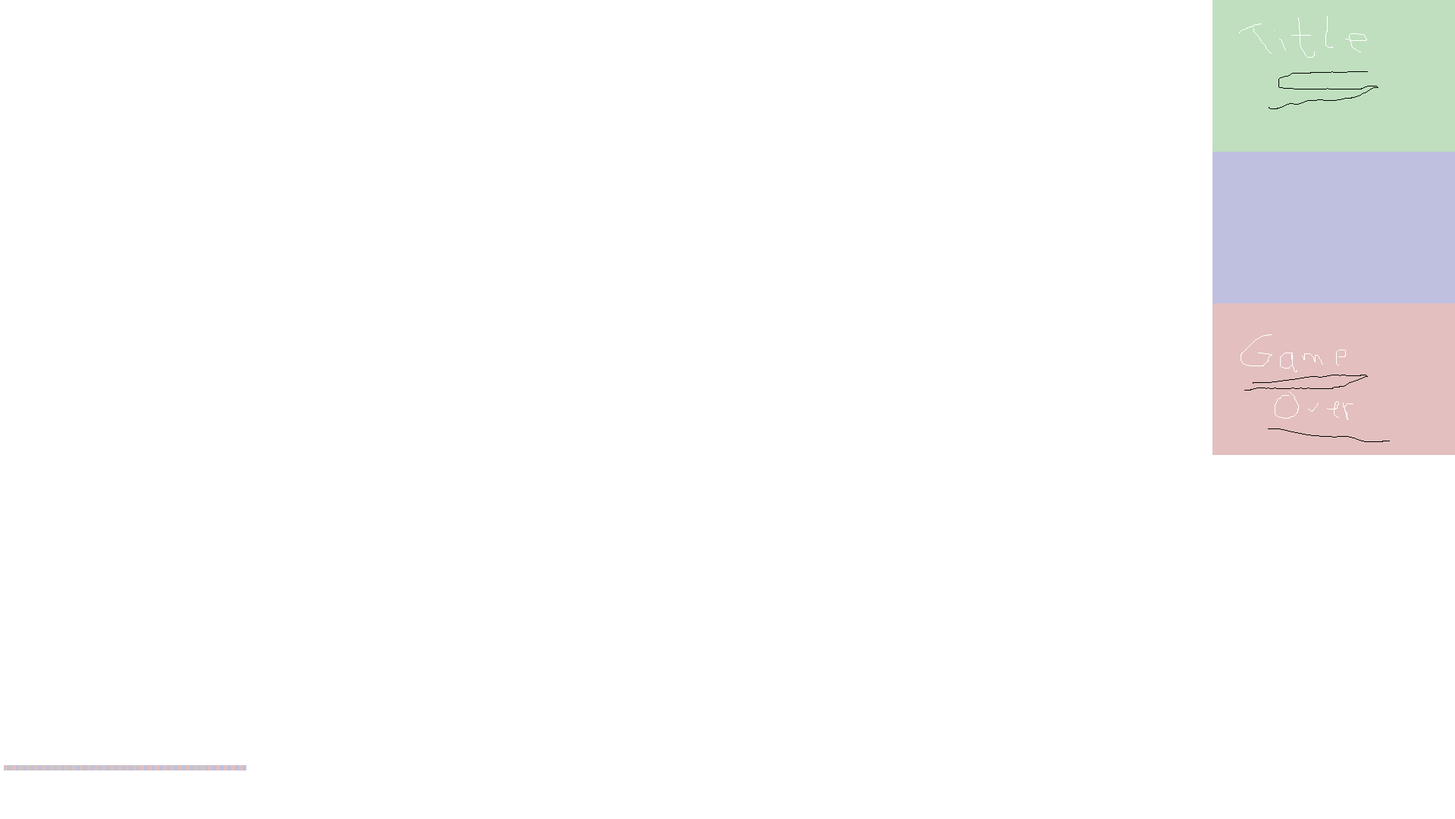
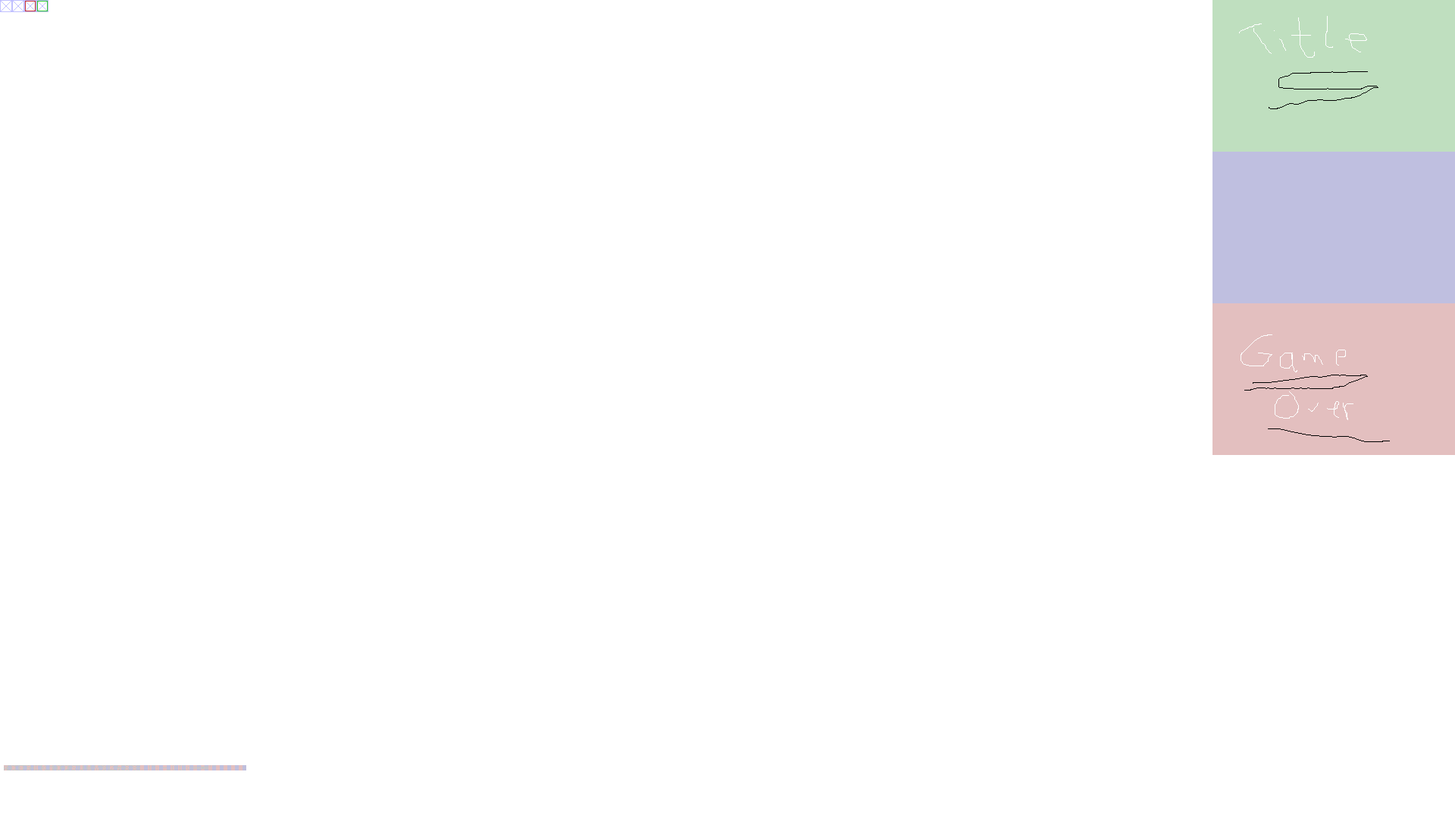
Revision of a layered 1455×819 image; what changed, layer by layer:
added layer "pizzagrid" above "helpers" over [25, 0, 48, 12]
painted on "helpers" over [0, 0, 49, 13]
